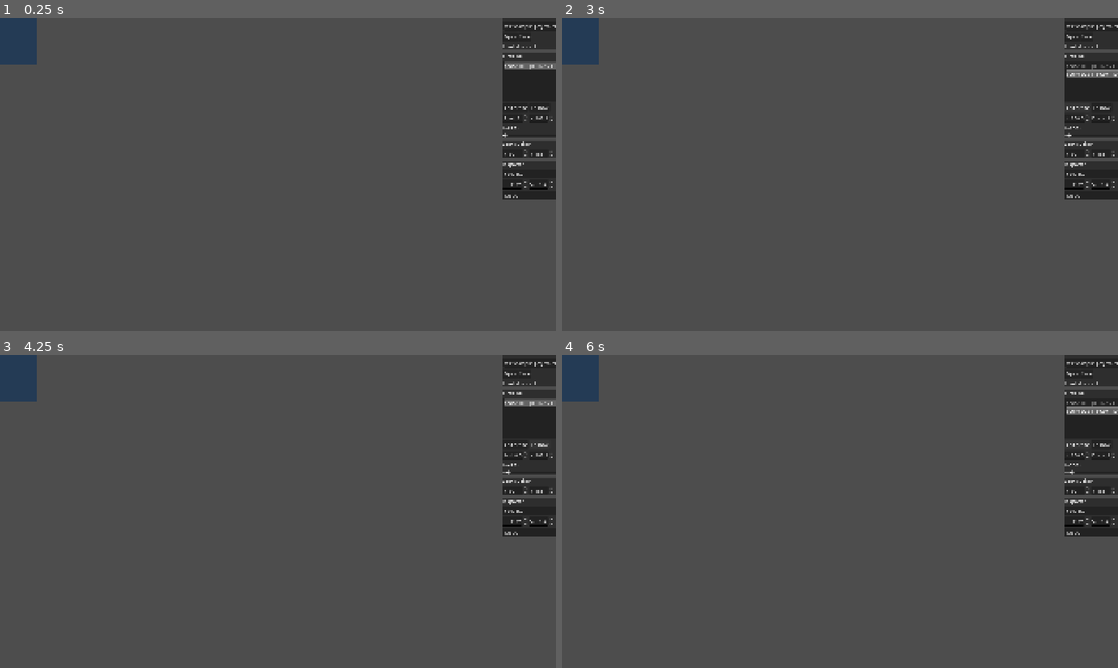
Above: before the commit, frames 1-4 (two rows, left to right).
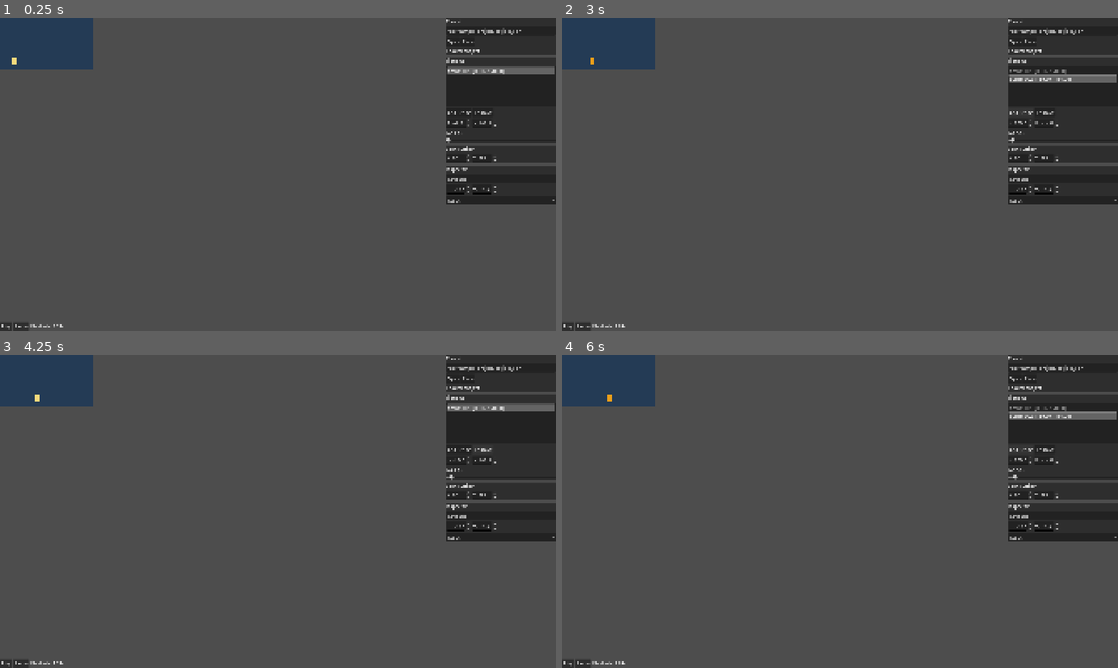
Above: after the commit, the same moments.

Repository: talgreen1/8bit-game-maker
Game: Godot game, scene res://scenes/App.tscn
Two runs of this game, one before a commit and one after it. Both use one fixed random seed, a clock stepped at 60 frames per second and the inputs below.
Inputs (mouse positions are in pixels of both pictures, inside the frame that each line leads up to):
- Up to frame 1 (0.25 s): no input
- Up to frame 2 (3 s): click (567, 327) at 0.5 s, where only the run after the commit has a clickable "Play"; click (567, 327) at 1.25 s, where only the run after the commit has a clickable "Play"; click "Open" at 2 s; click "Add Scene" at 2.75 s
- Up to frame 3 (4.25 s): click "Remove" at 3.5 s
- Up to frame 4 (6 s): click (1062, 536) at 4.25 s, where only the run after the commit has a clickable "static"; click "Open" at 5 s; click "Add Scene" at 5.75 s

The runs differ from the first frame. In frame 1, 8.8% of the frame differs, in the area x 0-100%, y 0-100%; in frame 2, 8.8%; in frame 3, 8.7%; in frame 4, 8.8%.
Error before the commit: Invalid assignment of property or key 'timeline' with value of type 'Array' on a base object of type 'RefCounted (ProjectModel)'. (res://scripts/App.gd:309)
Error after the commit: Invalid assignment of property or key 'timeline' with value of type 'Array' on a base object of type 'RefCounted (ProjectModel)'. (res://scripts/App.gd:311)

Commit message:
Refactor editor layout to use HBoxContainer and improve right panel integration

Diff:
--- a/scripts/App.gd
+++ b/scripts/App.gd
@@ -10,6 +10,7 @@
 const TIMELINE_PANEL_SCRIPT := preload("res://scripts/ui/TimelinePanel.gd")
 const SCENE_EDITOR_PANEL_SCRIPT := preload("res://scripts/ui/SceneEditorPanel.gd")
 const INSPECTOR_PANEL_SCRIPT := preload("res://scripts/ui/InspectorPanel.gd")
+const RIGHT_PANEL_WIDTH := 380
 
 @onready var _viewport_container: SubViewportContainer = $InternalViewportContainer
 @onready var _viewport: SubViewport = $InternalViewportContainer/InternalViewport
@@ -30,6 +31,7 @@
 var _scene_editor_panel: PanelContainer
 var _inspector_panel: PanelContainer
 var _time_label: Label
+var _right_scroll: ScrollContainer
 
 
 func _ready() -> void:
@@ -81,7 +83,7 @@
 	_timeline_controller.set_timeline(_project_model.timeline)
 	_viewport.size = _project_model.internal_resolution
 	_scene_runtime.set_internal_resolution(_project_model.internal_resolution)
-	_apply_output_resolution(_project_model.output_resolution)
+	_apply_editor_preview_size(_project_model.internal_resolution)
 
 	if _project_model.audio_path != "":
 		var audio_resolved: String = _project_model.resolve_asset_path(_project_model.audio_path)
@@ -104,19 +106,18 @@
 
 
 func _build_editor_layout() -> void:
-	var split: HSplitContainer = HSplitContainer.new()
-	split.layout_mode = 1
-	split.anchors_preset = Control.PRESET_FULL_RECT
-	split.anchor_right = 1.0
-	split.anchor_bottom = 1.0
-	split.split_offset = 980
-	add_child(split)
-	move_child(split, 0)
+	var layout_root: HBoxContainer = HBoxContainer.new()
+	layout_root.layout_mode = 1
+	layout_root.anchors_preset = Control.PRESET_FULL_RECT
+	layout_root.anchor_right = 1.0
+	layout_root.anchor_bottom = 1.0
+	add_child(layout_root)
+	move_child(layout_root, 0)
 
 	var left: VBoxContainer = VBoxContainer.new()
 	left.size_flags_horizontal = Control.SIZE_EXPAND_FILL
 	left.size_flags_vertical = Control.SIZE_EXPAND_FILL
-	split.add_child(left)
+	layout_root.add_child(left)
 
 	_viewport_container.reparent(left)
 	_viewport_container.size_flags_horizontal = Control.SIZE_EXPAND_FILL
@@ -140,16 +141,17 @@
 	_time_label.text = "Playback: 0.00s"
 	playback_row.add_child(_time_label)
 
-	var right_scroll: ScrollContainer = ScrollContainer.new()
-	right_scroll.custom_minimum_size = Vector2(380, 0)
-	right_scroll.size_flags_vertical = Control.SIZE_EXPAND_FILL
-	split.add_child(right_scroll)
+	_right_scroll = ScrollContainer.new()
+	_right_scroll.custom_minimum_size = Vector2(RIGHT_PANEL_WIDTH, 0)
+	_right_scroll.size_flags_horizontal = Control.SIZE_SHRINK_END
+	_right_scroll.size_flags_vertical = Control.SIZE_EXPAND_FILL
+	layout_root.add_child(_right_scroll)
 
 	var right: VBoxContainer = VBoxContainer.new()
 	right.size_flags_horizontal = Control.SIZE_EXPAND_FILL
 	right.size_flags_vertical = Control.SIZE_EXPAND_FILL
 	right.add_theme_constant_override("separation", 10)
-	right_scroll.add_child(right)
+	_right_scroll.add_child(right)
 
 	_project_panel = PROJECT_PANEL_SCRIPT.new()
 	_project_panel.open_requested.connect(_on_project_open_requested)
@@ -372,11 +374,13 @@
 		_project_panel.set_status(message)
 
 
-func _apply_output_resolution(size: Vector2i) -> void:
-	if size.x <= 0 or size.y <= 0:
-		return
-	_viewport_container.custom_minimum_size = Vector2(size)
-	DisplayServer.window_set_size(size)
+func _apply_editor_preview_size(internal_size: Vector2i) -> void:
+	if internal_size.x <= 0 or internal_size.y <= 0:
+		return
+	# Keep editor UI readable by avoiding a huge forced minimum (e.g. 1920x1080).
+	var scaled_width: float = float(internal_size.x) * 2.0
+	var scaled_height: float = float(internal_size.y) * 2.0
+	_viewport_container.custom_minimum_size = Vector2(scaled_width, scaled_height)
 
 
 func _array_to_vec2(value: Variant, fallback: Vector2) -> Vector2:
Not shown, added: scripts/ui/InspectorPanel.gd.uid
Not shown, added: scripts/ui/ProjectPanel.gd.uid
Not shown, added: scripts/ui/SceneEditorPanel.gd.uid
Not shown, added: scripts/ui/TimelinePanel.gd.uid
